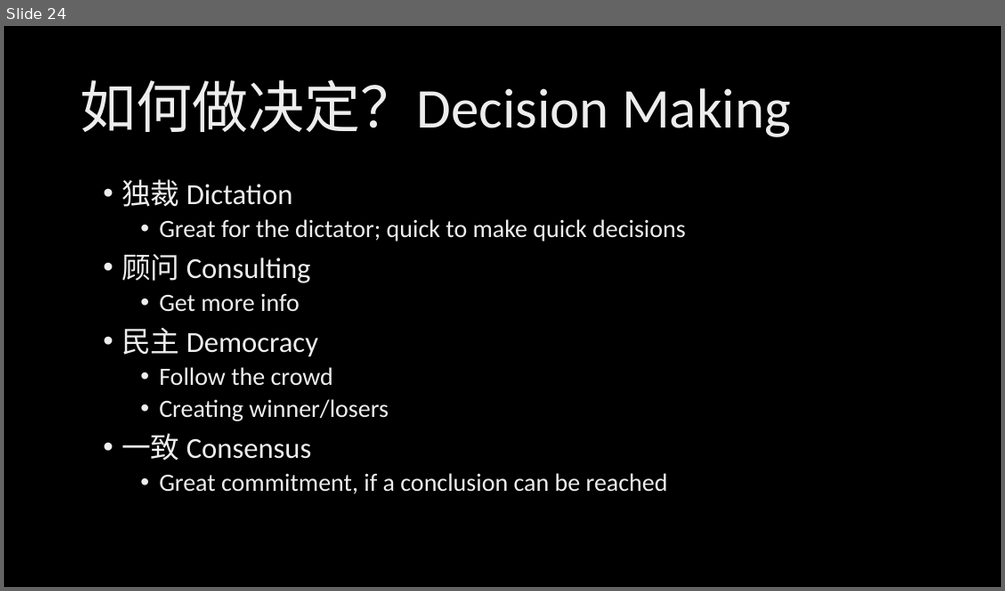
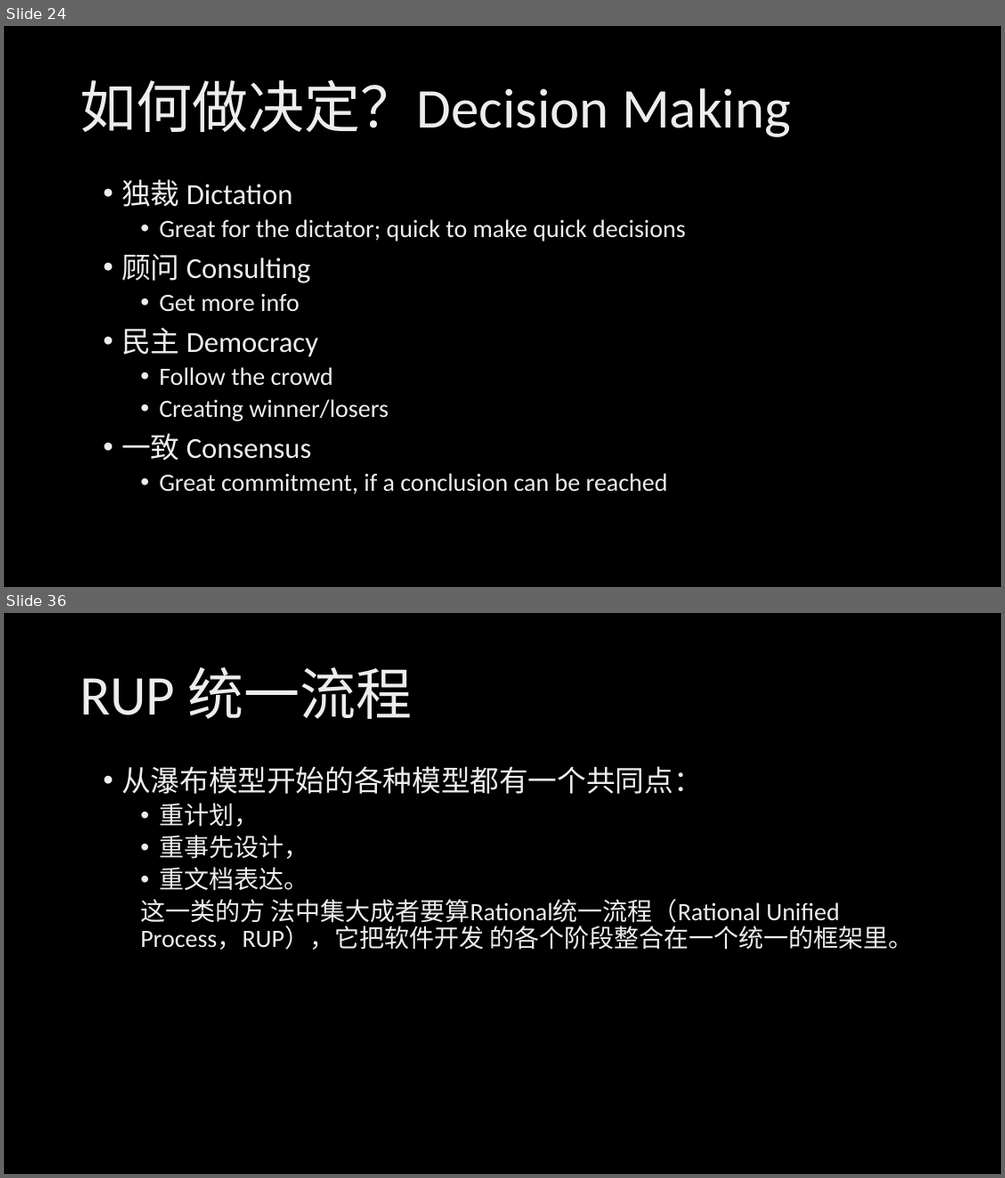
Before and after one commit to xinase/ASE, a slide deck: chapter5/ASE_5_Team_and_Process.pptx. Shown one above the other, each under a label of ours: slide 24 before the commit, slides 24 and 36 after it; the slides between them are not shown. The pictures are 1005x591 and 1005x1178 pixels, drawn with LibreOffice and Linux fonts; fonts in the diff are those of the drawing; background and template pictures are left out. Boxes give left, top, right and bottom in pixels: in the first picture for what was removed or moved away, otherwise in the second. Text is boxed around its words. In the diff, an @@ line names an element or a change of style, - is before the commit and + after.

```diff
--- a/chapter5/ASE_5_Team_and_Process.pptx
+++ b/chapter5/ASE_5_Team_and_Process.pptx
@@ slide 36 added at <box>4,613,1001,1174</box>, background picture (left out) @@
@@ title added at <box>80,667,413,719</box>, 54 pt, text gradient #BFBFBF to #EDEDED to #FFFFFF @@
+RUP 统一流程
@@ text added at <box>121,766,913,949</box>, 24 pt, text gradient #BFBFBF to #EDEDED to #FFFFFF @@
+• 从瀑布模型开始的各种模型都有一个共同点：
+  • 重计划，
+  • 重事先设计，
+  • 重文档表达。
+  这一类的方 法中集大成者要算Rational统一流程（Rational Unified Process，RUP），它把软件开发 的各个阶段整合在一个统一的框架里。
```
Also in this commit, not shown: 1 slide changed, 22 other slides added.
